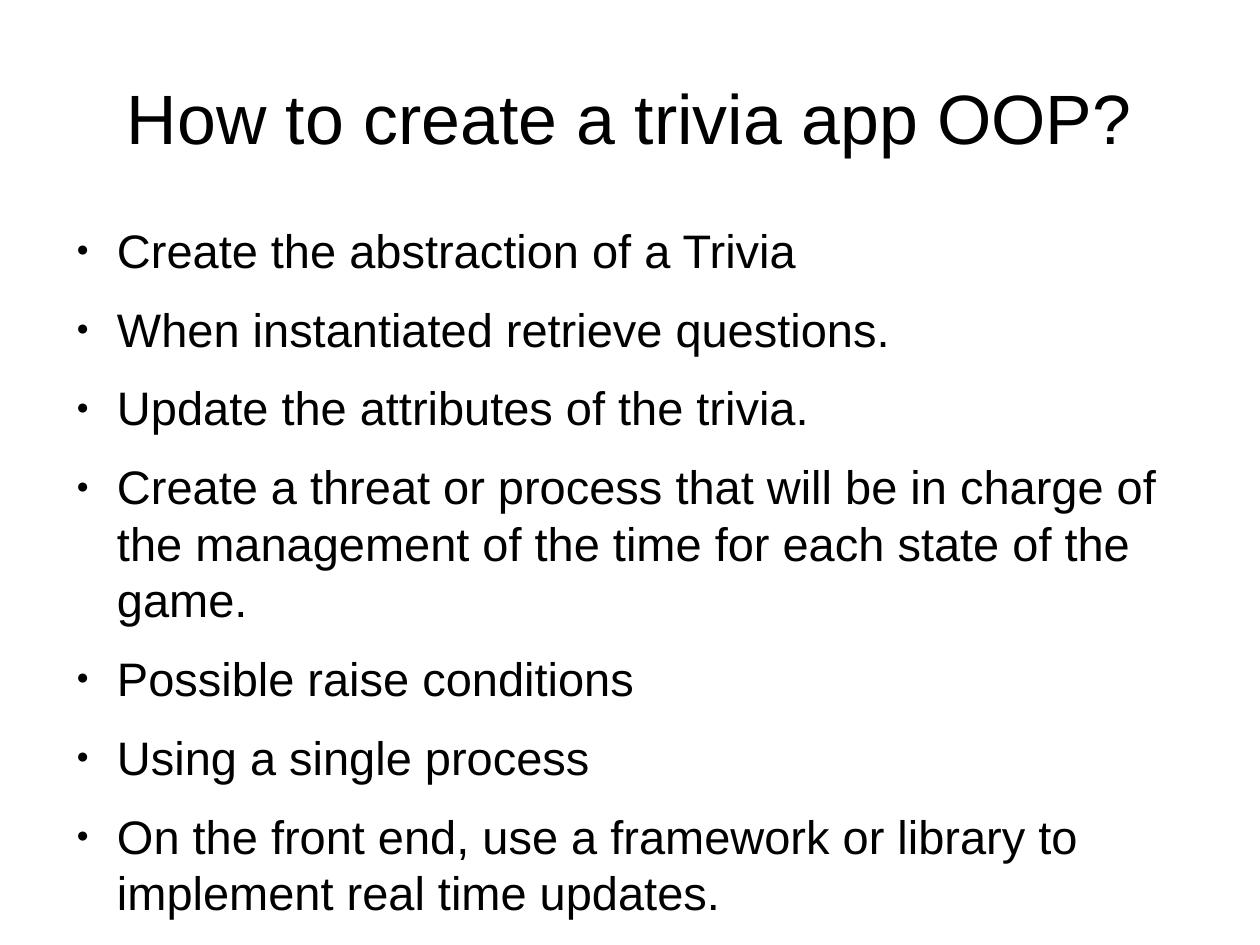
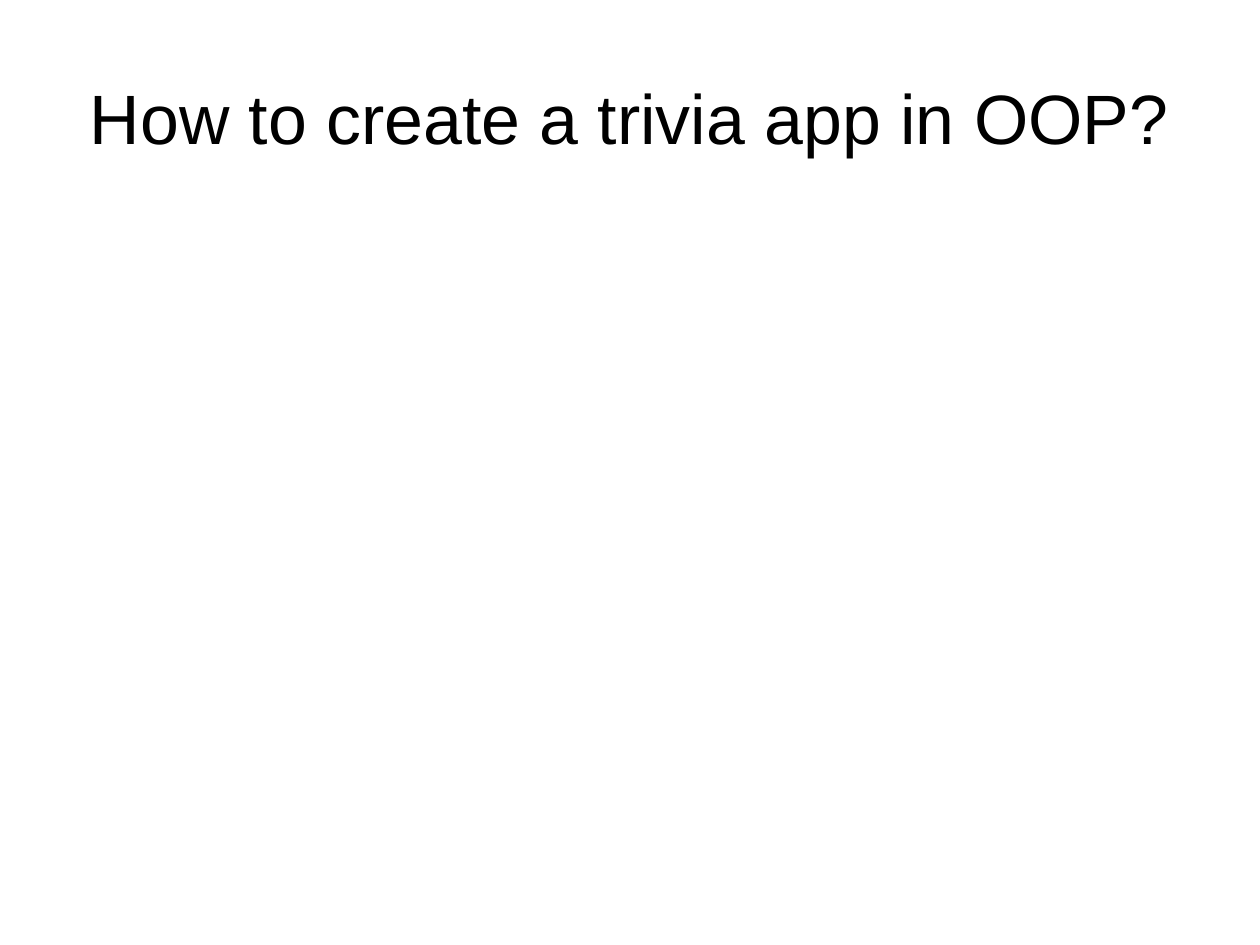
Before and after one commit to ramortegui/talks, a slide deck: slide 5 of odps/elixir-reactive-app.odp. Drawn at 1260x945 pixels with LibreOffice and Linux fonts; fonts in the diff are those of the drawing. Boxes give left, top, right and bottom in pixels: in the first picture for what was removed or moved away, otherwise in the second. Text is boxed around its words. In the diff, an @@ line names an element or a change of style, - is before the commit and + after.

```diff
--- a/odps/elixir-reactive-app.odp
+++ b/odps/elixir-reactive-app.odp
@@ title at (x1=90, y1=93, x2=1168, y2=157): text changed @@
-How to create a trivia app OOP?
+How to create a trivia app in OOP?
@@ text removed at (x1=117, y1=234, x2=1156, y2=919) @@
-● Create the abstraction of a Trivia
-● When instantiated retrieve questions.
-● Update the attributes of the trivia.
-● Create a threat or process that will be in charge of the management of the time for each state of the game.
-● Possible raise conditions
-● Using a single process
-● On the front end, use a framework or library to implement real time updates.
```
Also in this commit, not shown: 4 slides added, 2 slides removed.
